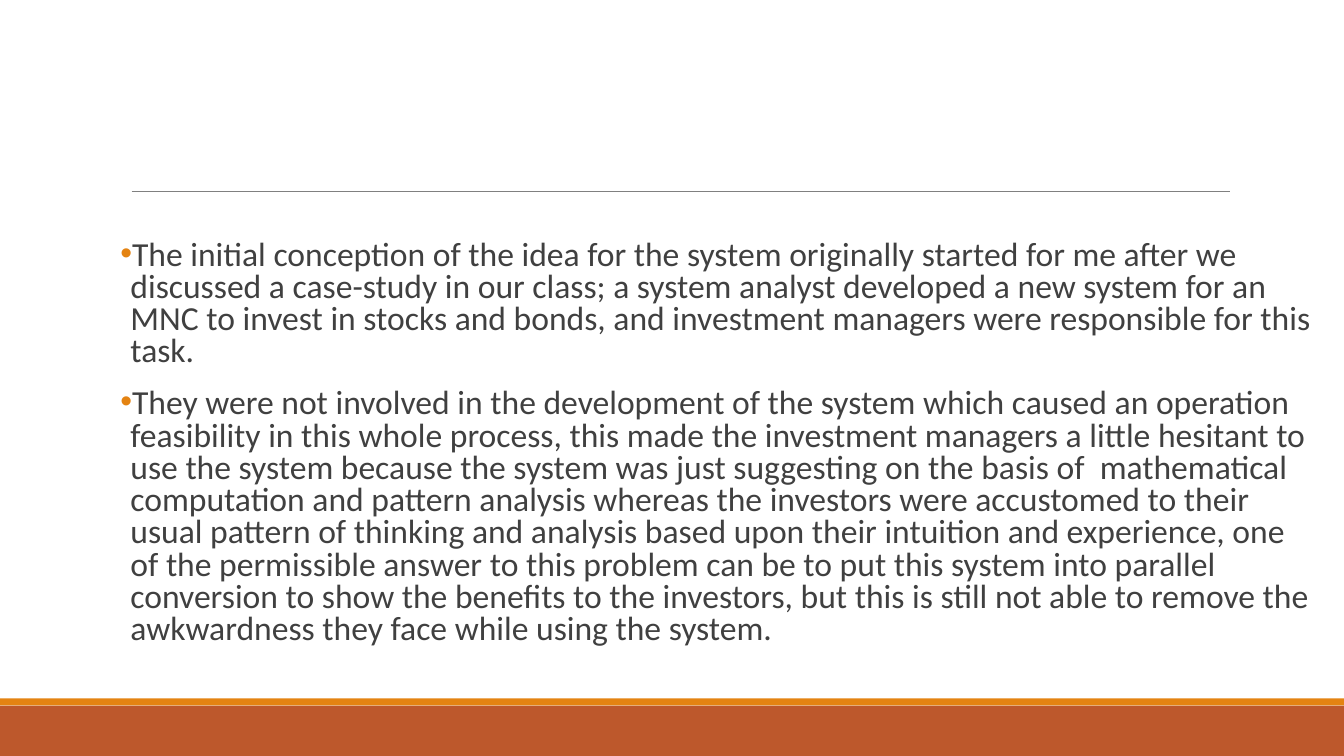
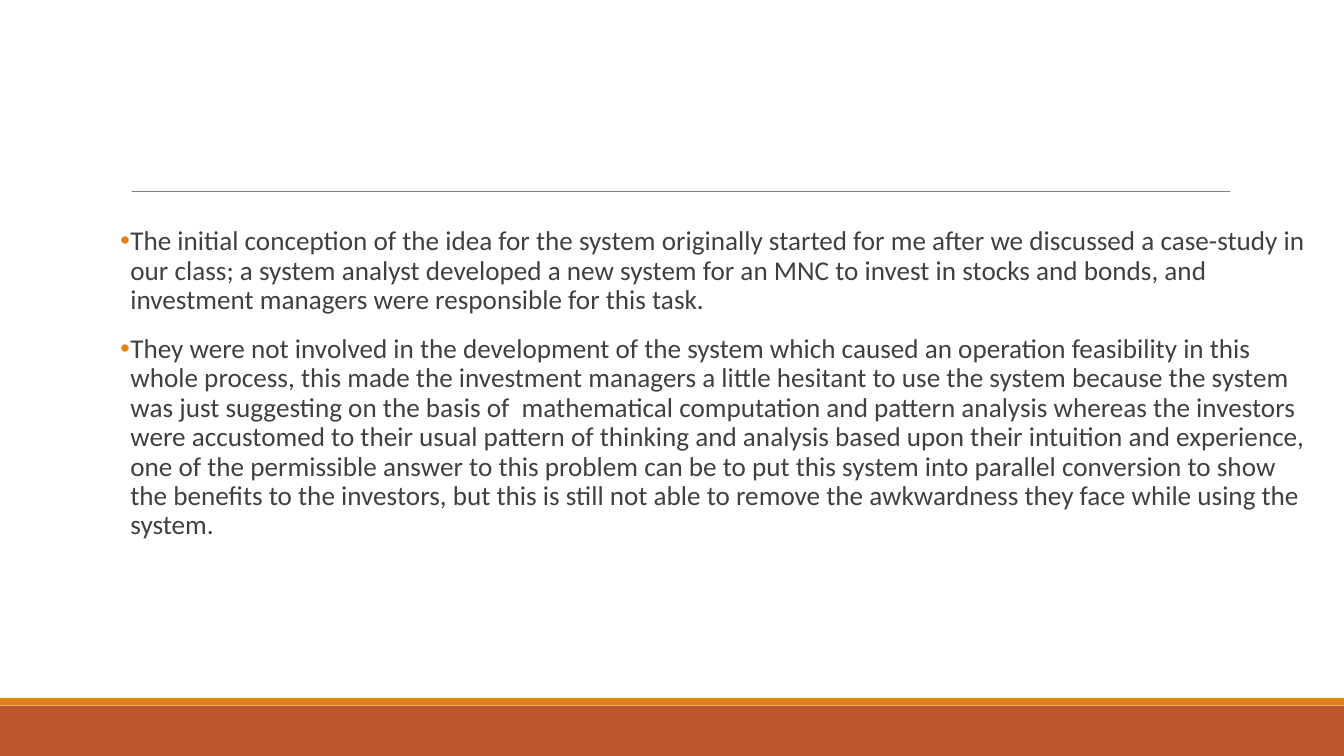
Before and after one commit to Gauravsharma-20/Stock-Market-Predictor, a slide deck: slide 3 of Stock Market Prediction System.pptx. Drawn at 1344x756 pixels with LibreOffice and Linux fonts; fonts in the diff are those of the drawing. Boxes give left, top, right and bottom in pixels: in the first picture for what was removed or moved away, otherwise in the second. Text is boxed around its words. In the diff, an @@ line names an element or a change of style, - is before the commit and + after.

```diff
--- a/Stock Market Prediction System.pptx
+++ b/Stock Market Prediction System.pptx
@@ text "The initial conception of the ..." at <box>130,231,1304,539</box>: size 24 to 19.4 pt; line spacing 0.8 to 0.9 @@
```
Also in this commit, not shown: 15 other slides changed, 1 slide removed, 23 other files.
